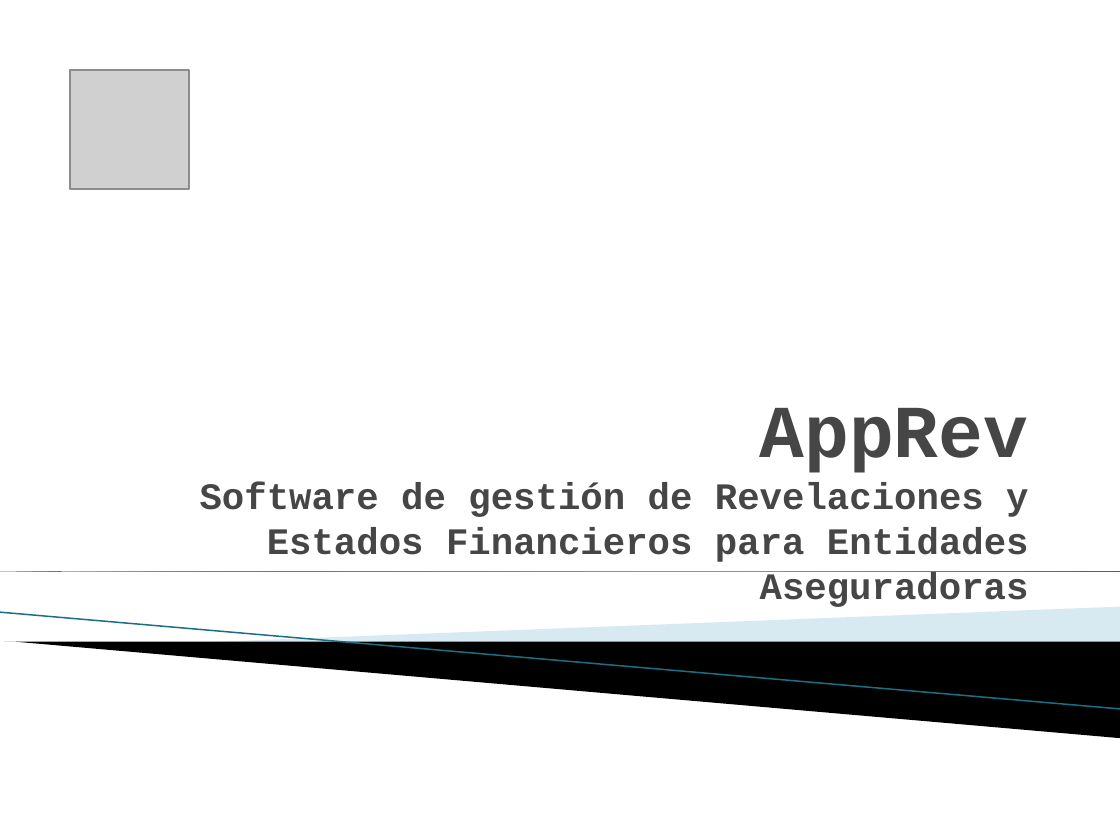
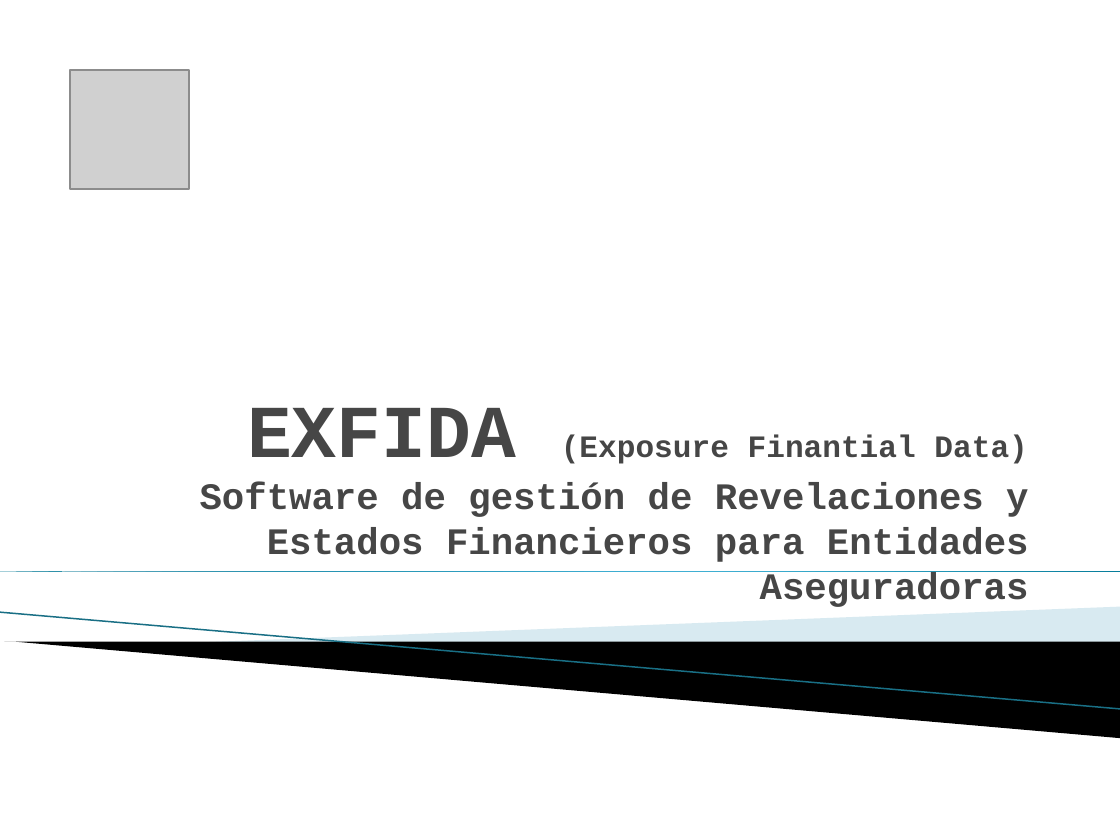
Before and after one commit to vicky1404/rev-ii, a slide deck: slide 1 of docs/comercial/brochure.pptx. Drawn at 1120x840 pixels with LibreOffice and Linux fonts; fonts in the diff are those of the drawing; grey boxes stand for pictures; background and template pictures are left out. Boxes give left, top, right and bottom in pixels: in the first picture for what was removed or moved away, otherwise in the second. Text is boxed around its words. In the diff, an @@ line names an element or a change of style, - is before the commit and + after.

```diff
--- a/docs/comercial/brochure.pptx
+++ b/docs/comercial/brochure.pptx
@@ title at [200, 408, 1029, 607]: text changed @@
-AppRev
-Software de gestión de Revelaciones y Estados Financieros para Entidades Aseguradoras
+EXFIDA (Exposure Finantial Data)
+Software de gestión de Revelaciones y Estados Financieros para Entidades Aseguradoras
```
Also in this commit, not shown: 11 other slides changed, 9 slides added, 2 slides removed.
